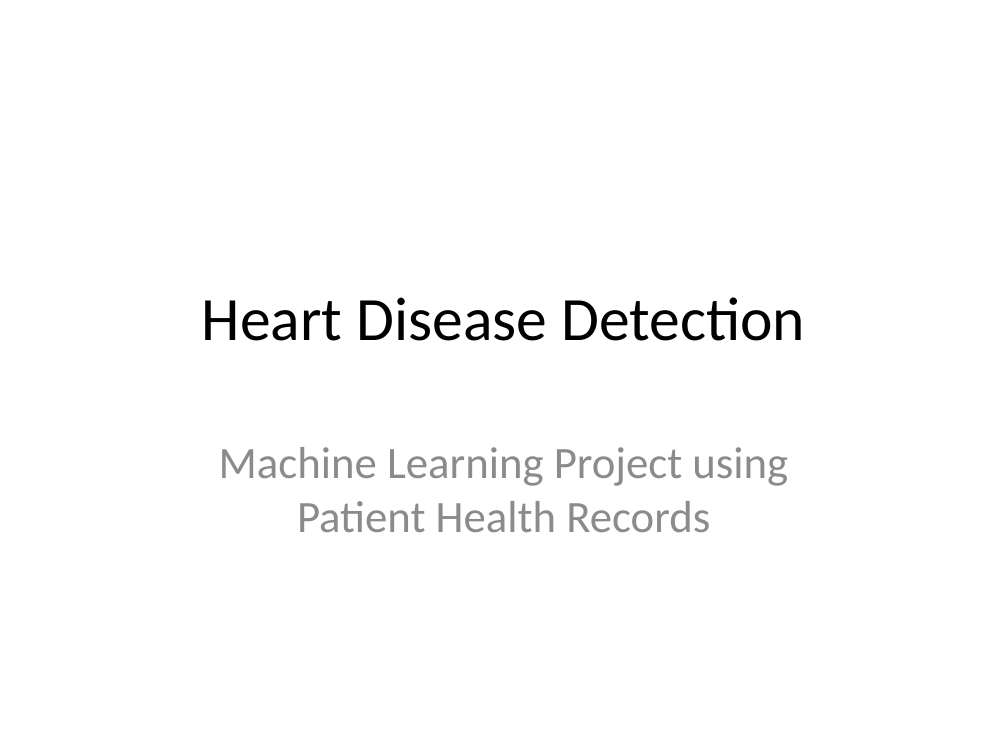
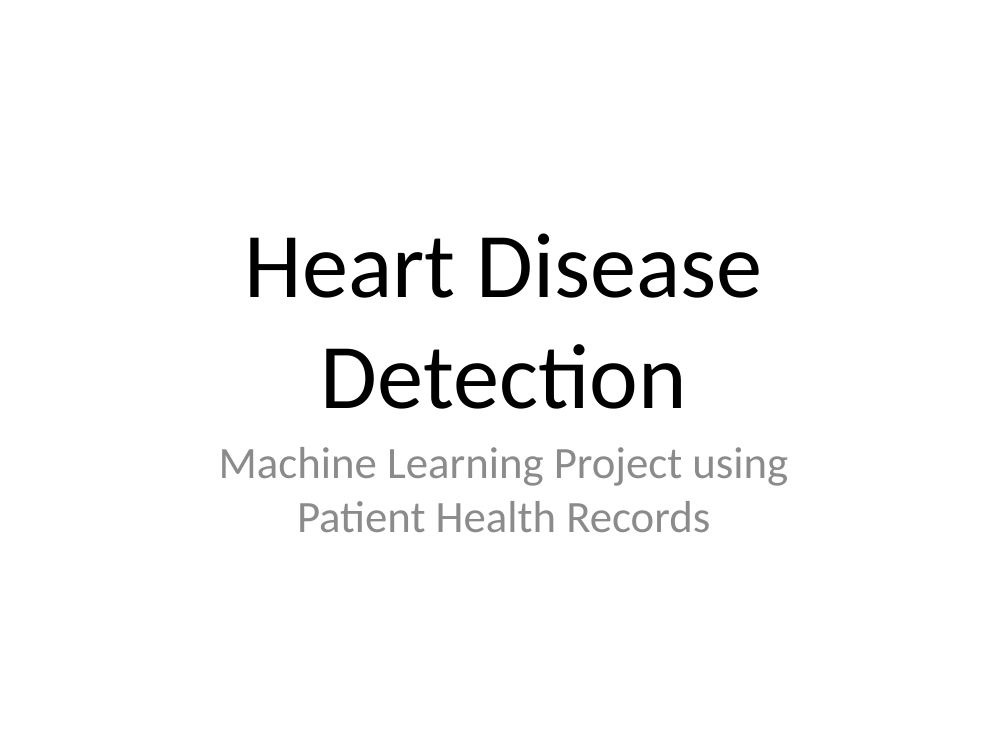
Before and after one commit to NSM1123/heart-disease-prediction, a slide deck: slide 1 of Heart_Disease_Detection_Recreated.pptx. Drawn at 1008x756 pixels with LibreOffice and Linux fonts; fonts in the diff are those of the drawing. Boxes give left, top, right and bottom in pixels: in the first picture for what was removed or moved away, otherwise in the second. Text is boxed around its words. In the diff, an @@ line names an element or a change of style, - is before the commit and + after.

Commit message:
updated heart disease ppt

```diff
--- a/Heart_Disease_Detection_Recreated.pptx
+++ b/Heart_Disease_Detection_Recreated.pptx
@@ title "Heart Disease Detection" at [245, 233, 762, 409]: size 44 to 66 pt @@
```
Also in this commit, not shown: 7 other slides changed, 3 slides added.
